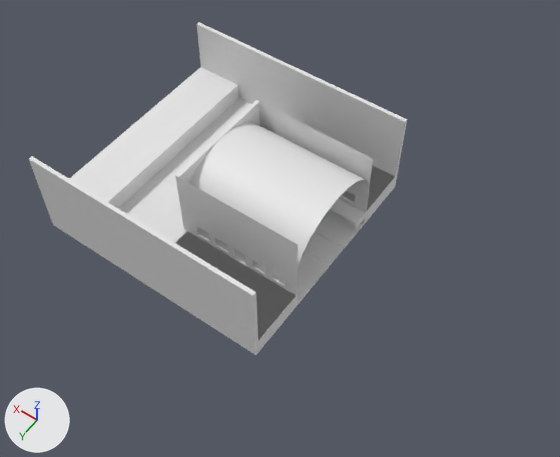
A saved change to the Blender file Assets/PersonalWorkspaces/George/TrainFloor.blend.
The view is the same before and after, from a 50 mm lens placed at (-135.0, 187.0, 301.0), pointed at (-6.0, 7.0, 17.0). Lighting does not change. The marker at lower left points along +X, +Y and +Z.

The first picture shows 'Cube', 'Cube.001', 'Cube.002', 'Dome', 'LeftWall', 'Plane', 'STAY OFF', 'SideFloors', 'rails', 'walkway'.
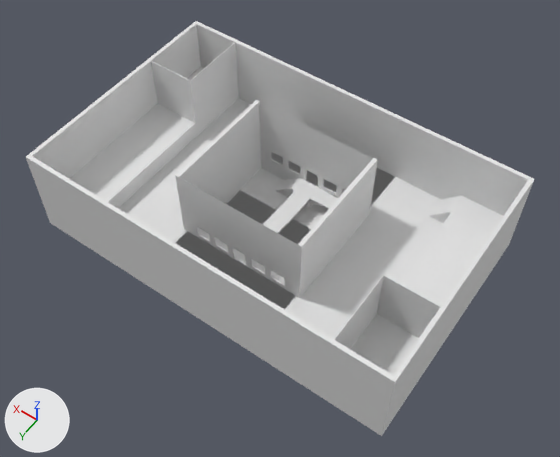
Changed parts and their boxes (x1, y1, x2, y2) in the pictures (560 x 457 px):
'Cube.002', reshaped (32% wider, 23% taller): before (29, 22, 407, 355); after (29, 22, 530, 433)
'Cube.009', added: after (285, 177, 503, 375)
'Cube.007', added: after (26, 21, 534, 436)
'Dome', hidden: before (190, 122, 369, 273)
'Cube.001', modifiers changed (136% wider, 51% taller): before (175, 100, 260, 231); after (175, 100, 377, 298)
'Cube.008', added: after (377, 275, 441, 338)
'Cube.006', added: after (191, 43, 238, 122)
'Cube.012', added: after (151, 61, 196, 123)
'rails.001', added: after (226, 191, 310, 244)
'Cube.011', added: after (334, 275, 384, 349)
'Cube.010', added: after (428, 195, 463, 223)
'RightWall', unchanged, uncovered by the edit: before (338, 183, 369, 223); after (260, 135, 352, 198)
'rails', unchanged, covered by the edit: before (298, 232, 344, 280)

The change, as a list of edits to the scene's bpy script:
```text
Change me_cube_017:
    where me_cube_017.from_pydata(...)  # 16 vertices, 9 faces; spans x -63.9..60.4, y 114.3..116.3, z -1.0..46.3
    used by ob_cube_002; location = (32.8, -56.8, 1.9)
    before: 8 (-63.9, 114.3, -1.0) at pixel (258, 352), 9 (-63.9, 114.3, 46.3) at pixel (256, 292), 10 (-63.9, 116.3, -1.0) at pixel (256, 355), 11 (-63.9, 116.3, 46.3) at pixel (253, 295)
    me_cube_017 part 1
    add for i in [*range(8, 12)]: me_cube_017.vertices[i].co += Vector((-61.4, 0.0, 0.0))
Add me_cube_024:
    me_cube_024.from_pydata(...)  # a box spanning x -1.0..-0.7, y -1.0..24.5, z -1.0..27.5
Add me_cube_022:
    me_cube_022.from_pydata(...)  # a box spanning x -1.0..-0.7, y -1.0..34.5, z -1.0..27.5
Add me_cube_020:
    me_cube_020.from_pydata(...)  # 16 vertices, 11 faces; spans x -118.1..-56.7, y -1.0..114.3, z -1.0..17.8
Add me_cube_013:
    me_cube_013.from_pydata(...)  # a box spanning x -1.0..1.0, y -1.0..118.3, z -1.0..46.3
Change ob_dome:
    add ob_dome.hide_set(True)
Change ob_cube_001:
    add _m = ob_cube_001.modifiers.new('Mirror', 'MIRROR')
    add _m.mirror_object = ob_rails
Add ob_cube_012:
    ob_cube_012 = bpy.data.objects.new('Cube.012', me_cube_024)
    ob_cube_012.location = (92.2, -21.3, 20.7)
    ob_cube_012.rotation_euler = (0.0, 0.0, 1.571)  # degrees (0, 0, 90)
    _m = ob_cube_012.modifiers.new('Mirror', 'MIRROR')
    _m.use_axis = (False, False, False)
    _m.mirror_object = ob_rails_001
Add ob_rails_001:
    ob_rails_001 = bpy.data.objects.new('rails.001', me_cube_001.copy())  # the mesh of ob_rails
    ob_rails_001.location = (0.4, -0.1, 1.4)
    ob_rails_001.scale = (-28.6, -24.9, -0.524)
    _m = ob_rails_001.modifiers.new('Mirror', 'MIRROR')
    _m.use_axis = (False, True, False)
Add ob_cube_011:
    ob_cube_011 = bpy.data.objects.new('Cube.011', me_cube_022)
    ob_cube_011.location = (-66.3, 23.0, 20.7)
Add ob_cube_010:
    ob_cube_010 = bpy.data.objects.new('Cube.010', me_cube_018.copy())  # the mesh of ob_cube_003
    ob_cube_010.location = (-65.9, -56.8, 11.3)
    ob_cube_010.rotation_euler = (0.0, 0.0, 3.142)  # degrees (0, 0, 180)
Add ob_cube_009:
    ob_cube_009 = bpy.data.objects.new('Cube.009', me_cube_020)
    ob_cube_009.location = (25.7, -56.8, 1.9)
Add ob_cube_008:
    ob_cube_008 = bpy.data.objects.new('Cube.008', me_cube_024.copy())
    ob_cube_008.location = (-67.9, 22.7, 20.7)
    ob_cube_008.rotation_euler = (0.0, 0.0, 1.571)  # degrees (0, 0, 90)
    _m = ob_cube_008.modifiers.new('Mirror', 'MIRROR')
    _m.use_axis = (False, False, False)
    _m.mirror_object = ob_rails
Add ob_cube_007:
    ob_cube_007 = bpy.data.objects.new('Cube.007', me_cube_013)
    ob_cube_007.location = (94.2, -58.8, 1.9)
    _m = ob_cube_007.modifiers.new('Mirror', 'MIRROR')
    _m.mirror_object = ob_rails
Add ob_cube_006:
    ob_cube_006 = bpy.data.objects.new('Cube.006', me_cube_022.copy())
    ob_cube_006.location = (68.7, -56.8, 20.7)
```
